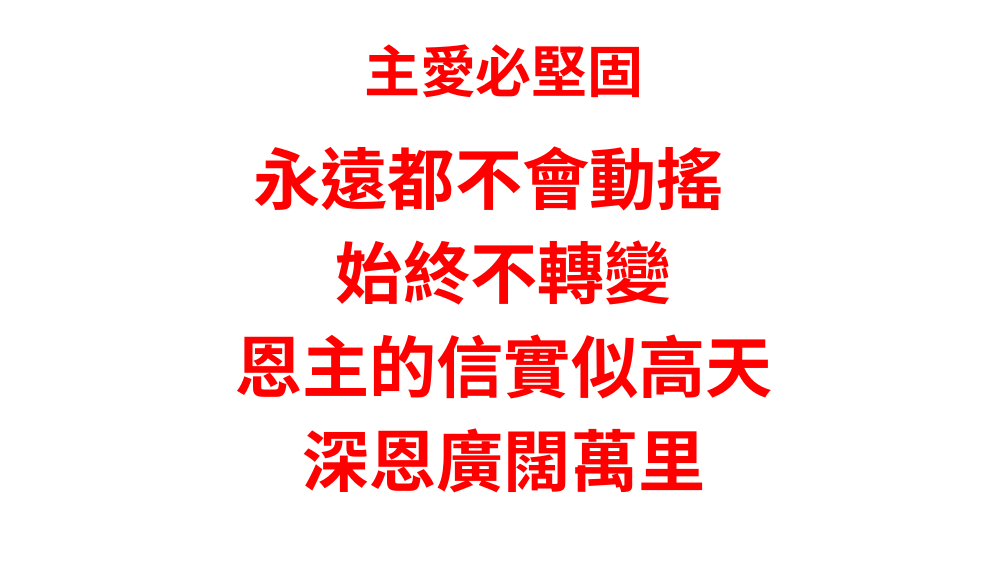
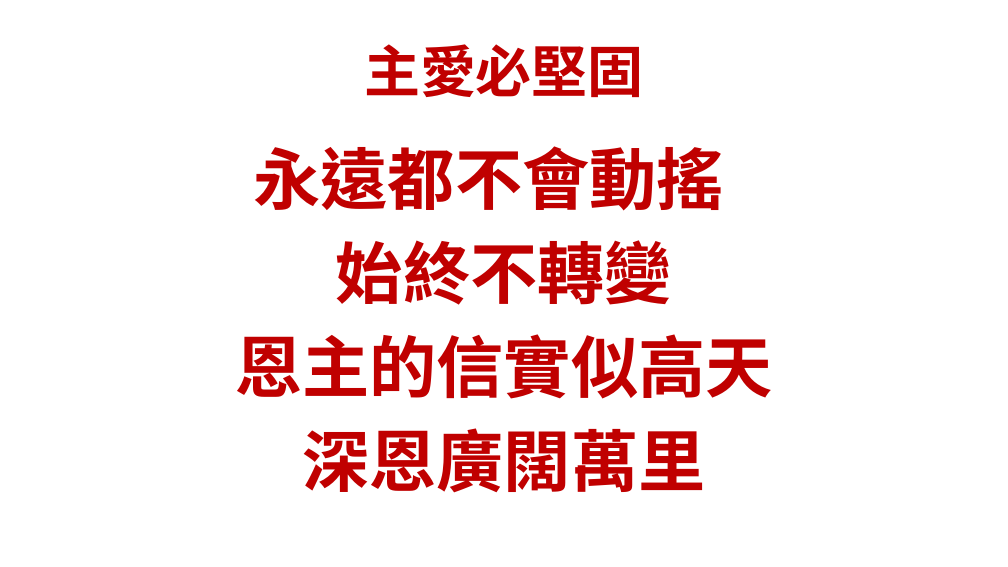
Before and after one commit to batisuoc/bible-school, a slide deck: slide 2 of 2019/9月.pptx. Drawn at 1008x567 pixels with LibreOffice and Linux fonts; fonts in the diff are those of the drawing; background and template pictures are left out. Boxes give left, top, right and bottom in pixels: in the first picture for what was removed or moved away, otherwise in the second. Text is boxed around its words. In the diff, an @@ line names an element or a change of style, - is before the commit and + after.

```diff
--- a/2019/9月.pptx
+++ b/2019/9月.pptx
@@ title "主愛必堅固" at (364, 44, 644, 97): text colour #FF0000 to #C00000 @@
@@ text "永遠都不會動搖" at (235, 146, 772, 493): text colour #FF0000 to #C00000 @@
```
Also in this commit, not shown: 1 other slide changed, 6 slides added.
